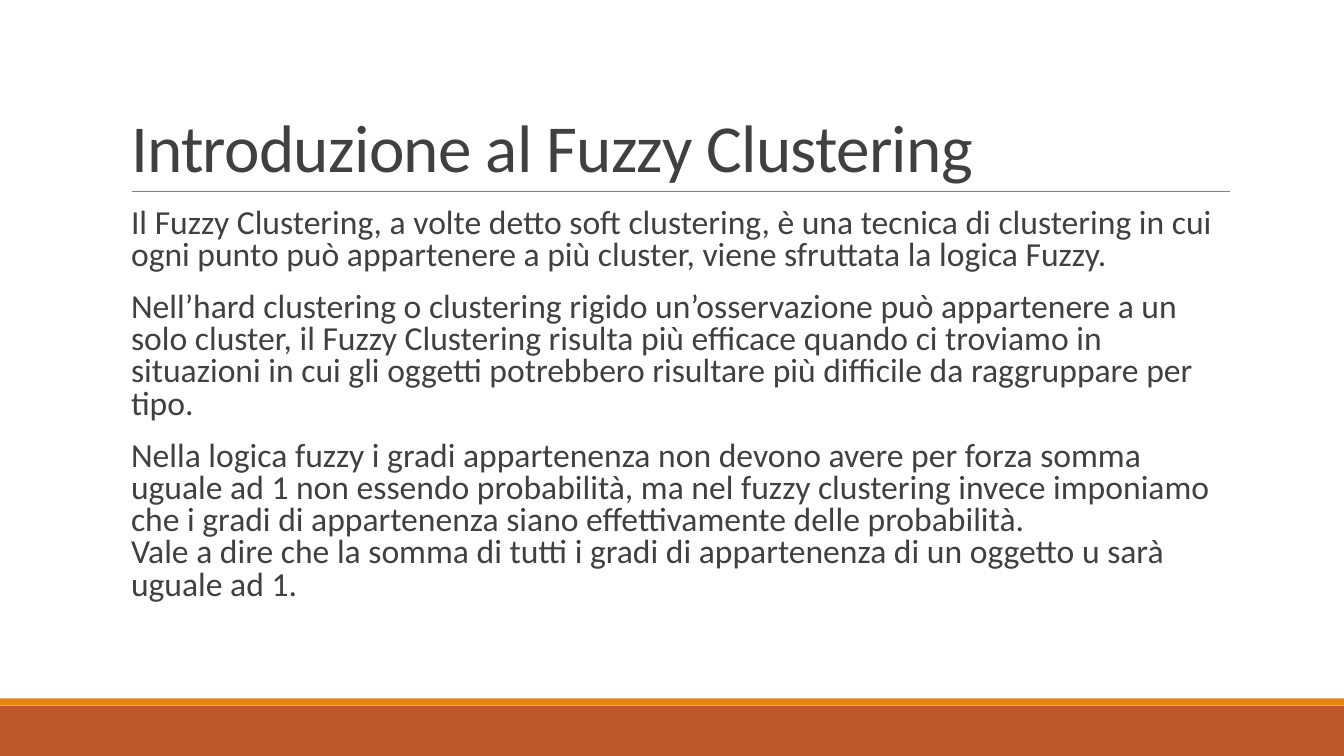
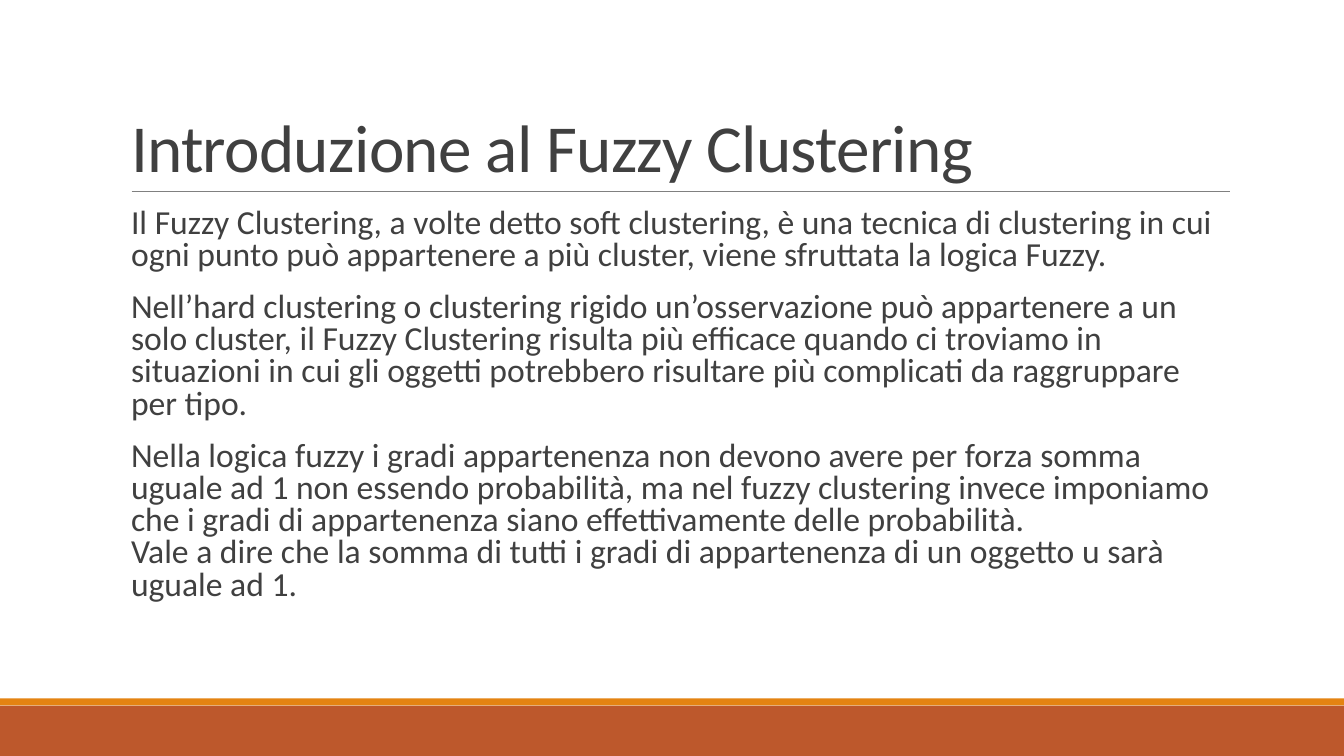
Before and after one commit to Gallo00/progettoDM, a slide deck: slide 12 of relazione.pptx. Drawn at 1344x756 pixels with LibreOffice and Linux fonts; fonts in the diff are those of the drawing. Boxes give left, top, right and bottom in pixels: in the first picture for what was removed or moved away, otherwise in the second. Text is boxed around its words. In the diff, an @@ line names an element or a change of style, - is before the commit and + after.

```diff
--- a/relazione.pptx
+++ b/relazione.pptx
@@ text at <box>131,294,1180,421</box>: text changed @@
-  Nell’hard clustering o clustering rigido un’osservazione può appartenere a un solo cluster, il Fuzzy Clustering risulta più efficace quando ci troviamo in situazioni in cui gli oggetti potrebbero risultare più difficile da raggruppare per tipo.
+  Nell’hard clustering o clustering rigido un’osservazione può appartenere a un solo cluster, il Fuzzy Clustering risulta più efficace quando ci troviamo in situazioni in cui gli oggetti potrebbero risultare più complicati da raggruppare per tipo.
```
Also in this commit, not shown: 6 other slides changed, 6 other files.
